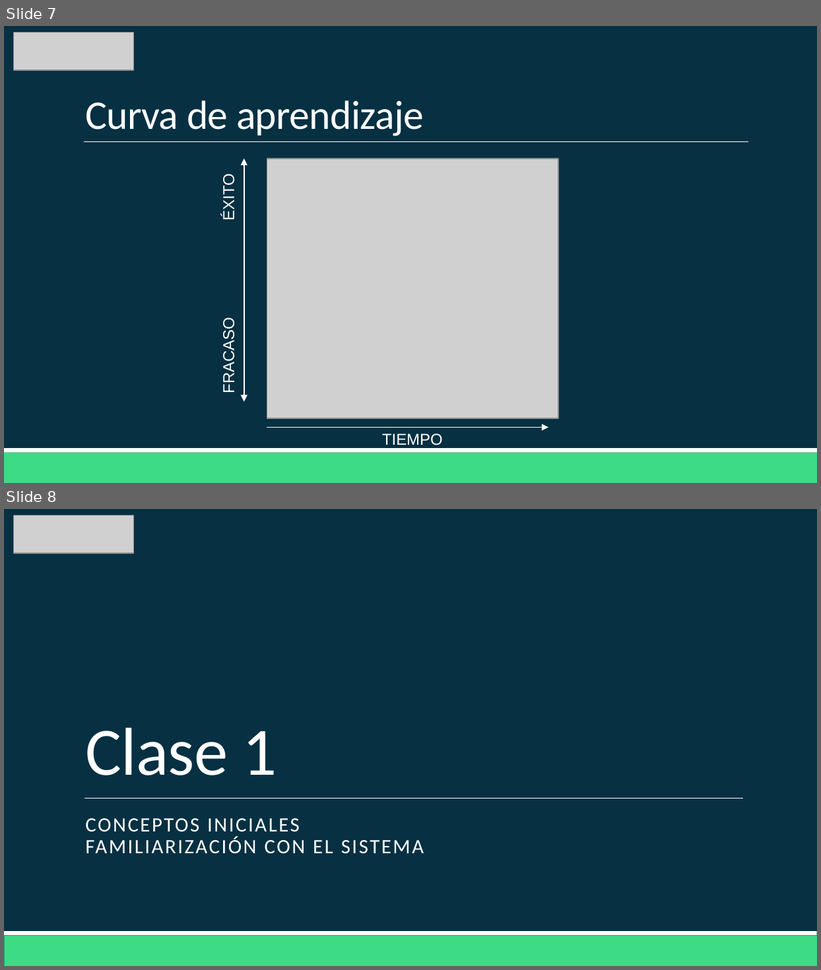
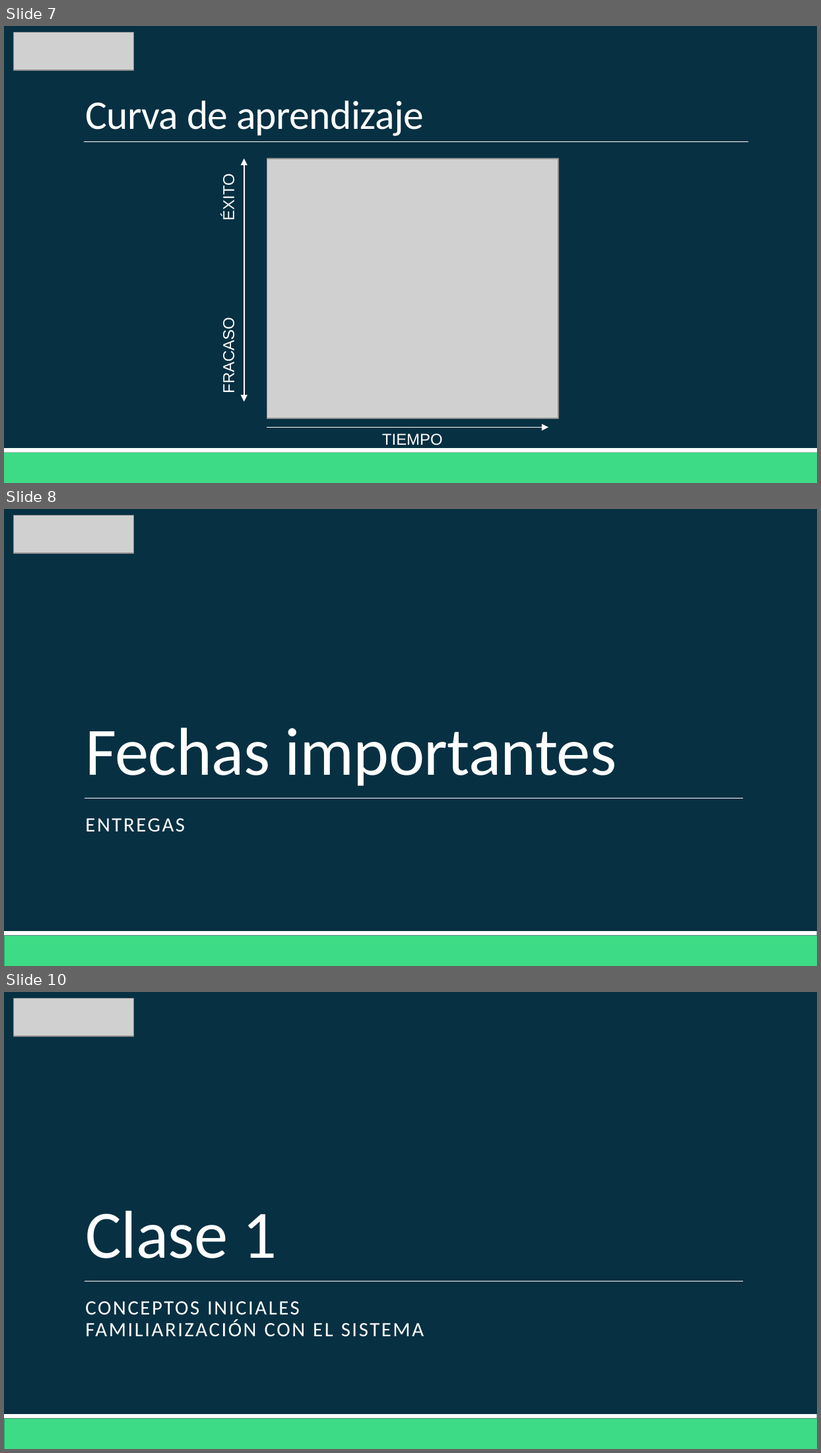
Before and after one commit to Domiciano/AppMoviles201, a slide deck: Clase1/Clase 1.pptx. Shown one above the other, each under a label of ours: slides 7 and 8 before the commit, slides 7, 8 and 10 after it; the slides between them are not shown. The pictures are 821x970 and 821x1453 pixels, drawn with LibreOffice and Linux fonts; fonts in the diff are those of the drawing; grey boxes stand for pictures. Boxes give left, top, right and bottom in pixels: in the first picture for what was removed or moved away, otherwise in the second. Text is boxed around its words. In the diff, an @@ line names an element or a change of style, - is before the commit and + after.

```diff
--- a/Clase1/Clase 1.pptx
+++ b/Clase1/Clase 1.pptx
@@ slide 8 added at box(4, 509, 817, 966), background #073042; not listed: 3 template elements that a slide beside it also shows @@
@@ picture added at box(14, 516, 134, 554) @@
@@ title added at box(85, 727, 616, 786), 60 pt, text #FFFFFF @@
+Fechas importantes
@@ subtitle added at box(85, 819, 184, 832), 18 pt, text #FFFFFF @@
+ENTREGAS
@@ what was slide 8 is now slide 10 @@
```
Also in this commit, not shown: 1 other slide added, 1 other file.
